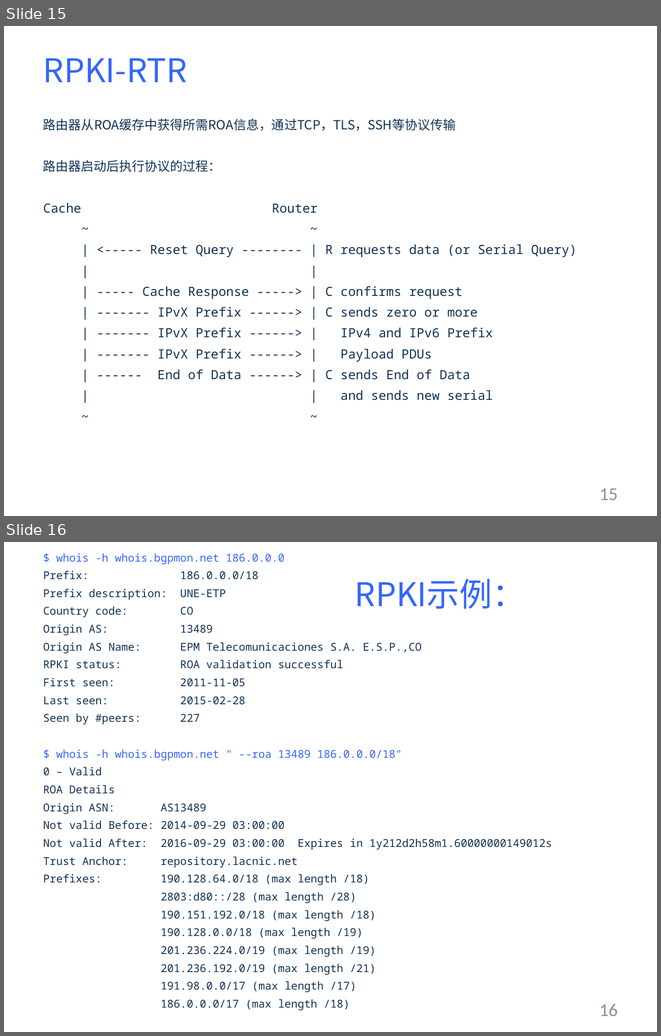
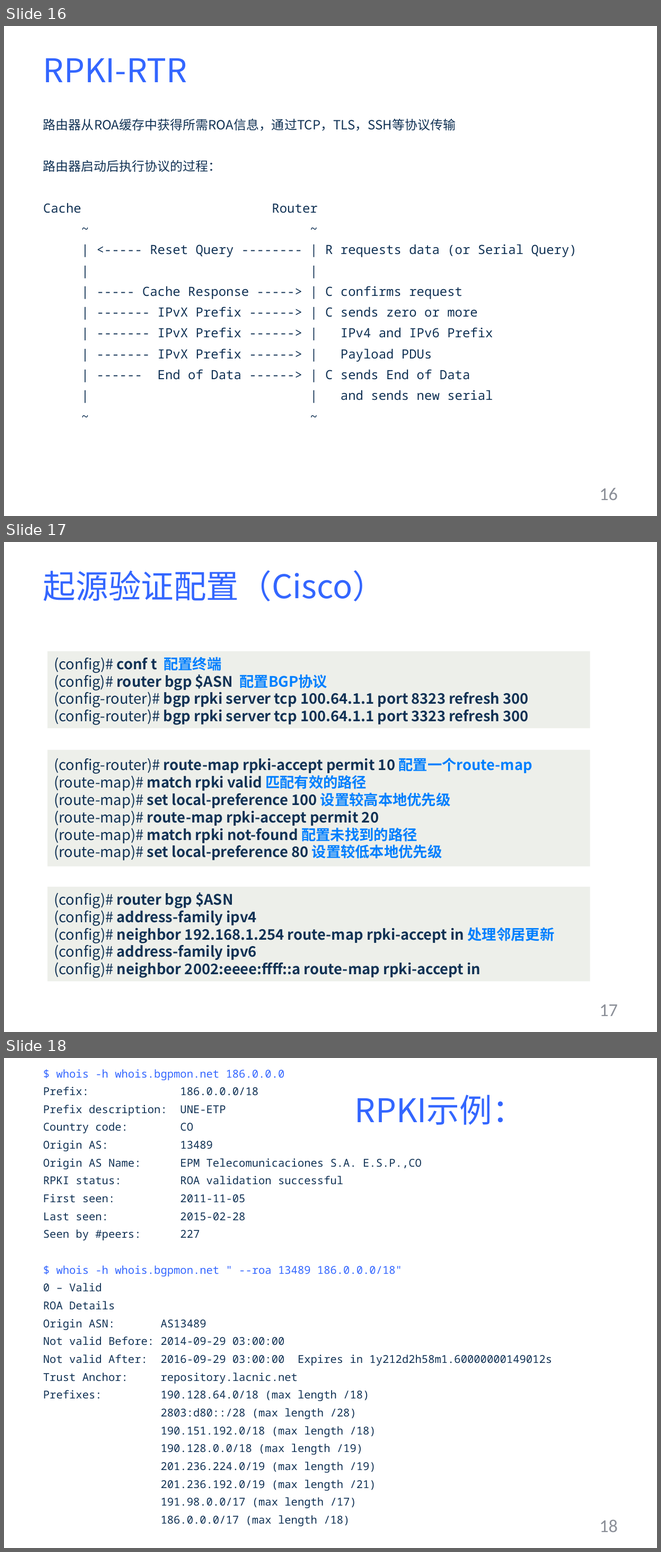
Before and after one commit to YuZhang/Security-Courseware, a slide deck: internet-security/bgp-sec-4.pptx. Shown one above the other, each under a label of ours: slides 15 and 16 before the commit, slides 16, 17 and 18 after it. The pictures are 661x1036 and 661x1552 pixels, drawn with LibreOffice and Linux fonts; fonts in the diff are those of the drawing. Boxes give left, top, right and bottom in pixels: in the first picture for what was removed or moved away, otherwise in the second. Text is boxed around its words. In the diff, an @@ line names an element or a change of style, - is before the commit and + after.

```diff
--- a/internet-security/bgp-sec-4.pptx
+++ b/internet-security/bgp-sec-4.pptx
@@ slide 17 added at <box>4,542,657,1032</box>, background #FFFFFF @@
@@ title added at <box>43,570,385,601</box>, 36 pt, text #3366FF @@
+起源验证配置（Cisco）
@@ rectangle added at <box>48,651,590,728</box>, fill #EDEFEA, 16 pt, text #103154, bold @@
+(config)# conf t 配置终端
+(config)# router bgp $ASN 配置BGP协议
+(config-router)# bgp rpki server tcp 100.64.1.1 port 8323 refresh 300
+(config-router)# bgp rpki server tcp 100.64.1.1 port 3323 refresh 300
@@ rectangle added at <box>48,750,590,866</box>, fill #EDEFEA, 16 pt, text #103154, bold @@
+(config-router)# route-map rpki-accept permit 10 配置一个route-map
+(route-map)# match rpki valid 匹配有效的路径
+(route-map)# set local-preference 100 设置较高本地优先级
+(route-map)# route-map rpki-accept permit 20
+(route-map)# match rpki not-found 配置未找到的路径
+(route-map)# set local-preference 80 设置较低本地优先级
@@ rectangle added at <box>48,886,590,981</box>, fill #EDEFEA, 16 pt, text #103154, bold @@
+(config)# router bgp $ASN
+(config)# address-family ipv4
+(config)# neighbor 192.168.1.254 route-map rpki-accept in 处理邻居更新
+(config)# address-family ipv6
+(config)# neighbor 2002:eeee:ffff::a route-map rpki-accept in
@@ page number added at <box>599,1004,618,1016</box>, 20 pt, text #8C9099 @@
+17
@@ what was slide 15 is now slide 16 @@
@@ page number at <box>599,488,618,500</box>: text changed @@
-15
+16
@@ what was slide 16 is now slide 18 @@
@@ page number at <box>599,1519,618,1532</box>: text changed @@
-16
+18
```
Also in this commit, not shown: 1 slide changed, 10 other slides added, 1 slide removed, 2 other files.
